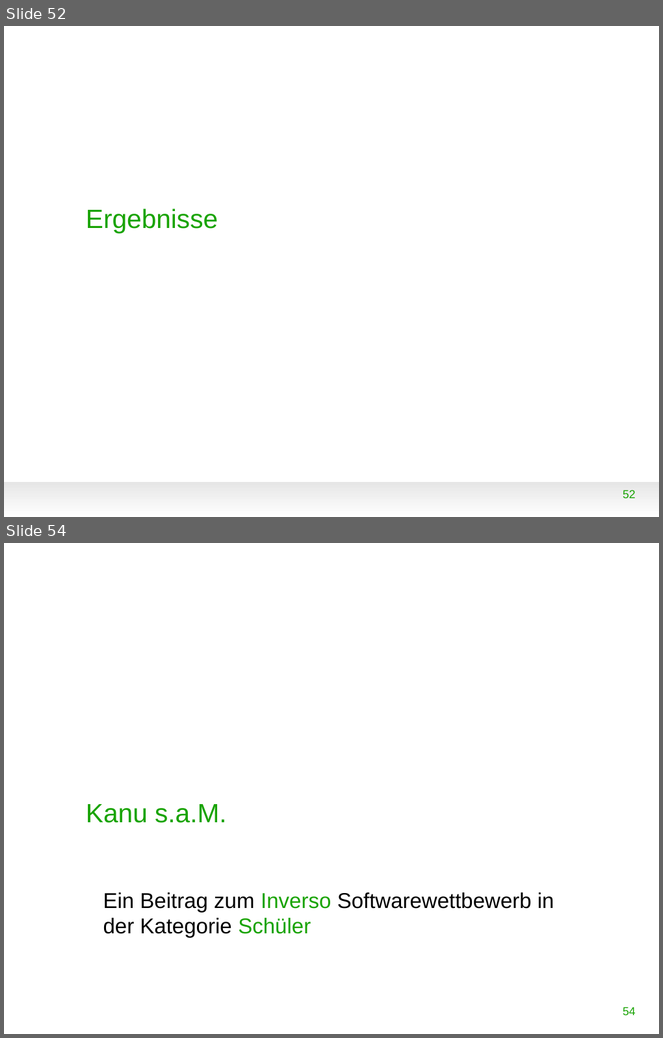
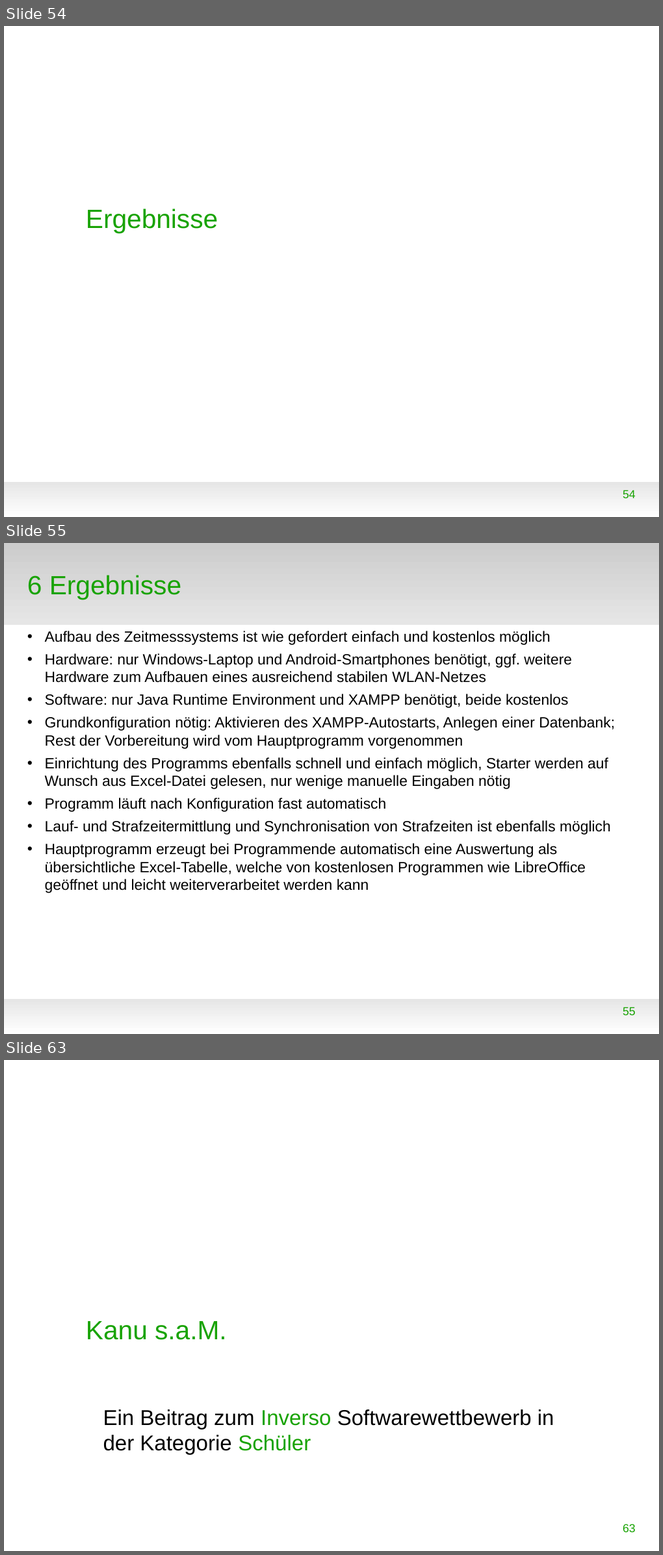
Before and after one commit to WorldofJARcraft/Kanu-s.a.M., a slide deck: Präsentation/Präsentation.odp. Shown one above the other, each under a label of ours: slides 52 and 54 before the commit, slides 54, 55 and 63 after it; the slides between them are not shown. The pictures are 663x1038 and 663x1555 pixels, drawn with LibreOffice and Linux fonts; fonts in the diff are those of the drawing; background and template pictures are left out. Boxes give left, top, right and bottom in pixels: in the first picture for what was removed or moved away, otherwise in the second. Text is boxed around its words. In the diff, an @@ line names an element or a change of style, - is before the commit and + after.

Commit message:
Updated Version of my Presentation for Inverso software contest.

```diff
--- a/Präsentation/Präsentation.odp
+++ b/Präsentation/Präsentation.odp
@@ slide 55 added at (x1=4, y1=543, x2=659, y2=1034), background #FFFFFF; not listed: 1 template element that a slide beside it also shows @@
@@ rectangle added at (x1=4, y1=543, x2=659, y2=625), fill gradient #CCCCCC to #E6E6E6 @@
@@ title added at (x1=27, y1=575, x2=181, y2=599), 32 pt, text #18A303 @@
+6 Ergebnisse
@@ text added at (x1=45, y1=631, x2=615, y2=893), 18 pt, text #000000 @@
+• Aufbau des Zeitmesssystems ist wie gefordert einfach und kostenlos möglich
+• Hardware: nur Windows-Laptop und Android-Smartphones benötigt, ggf. weitere Hardware zum Aufbauen eines ausreichend stabilen WLAN-Netzes
+• Software: nur Java Runtime Environment und XAMPP benötigt, beide kostenlos
+• Grundkonfiguration nötig: Aktivieren des XAMPP-Autostarts, Anlegen einer Datenbank; Rest der Vorbereitung wird vom Hauptprogramm vorgenommen
+• Einrichtung des Programms ebenfalls schnell und einfach möglich, Starter werden auf Wunsch aus Excel-Datei gelesen, nur wenige manuelle Eingaben nötig
+• Programm läuft nach Konfiguration fast automatisch
+• Lauf- und Strafzeitermittlung und Synchronisation von Strafzeiten ist ebenfalls möglich
+• Hauptprogramm erzeugt bei Programmende automatisch eine Auswertung als übersichtliche Excel-Tabelle, welche von kostenlosen Programmen wie LibreOffice geöffnet und leicht weiterverarbeitet werden kann
@@ page number added at (x1=623, y1=1007, x2=636, y2=1016), 14 pt, text #18A303 @@
+55
@@ what was slide 52 is now slide 54 @@
@@ page number at (x1=623, y1=490, x2=636, y2=499): text changed @@
-52
+54
@@ what was slide 54 is now slide 63 @@
@@ page number at (x1=623, y1=1524, x2=636, y2=1533): text changed @@
-54
+63
```
Also in this commit, not shown: 8 slides changed, 8 other slides added, 1 other file.
